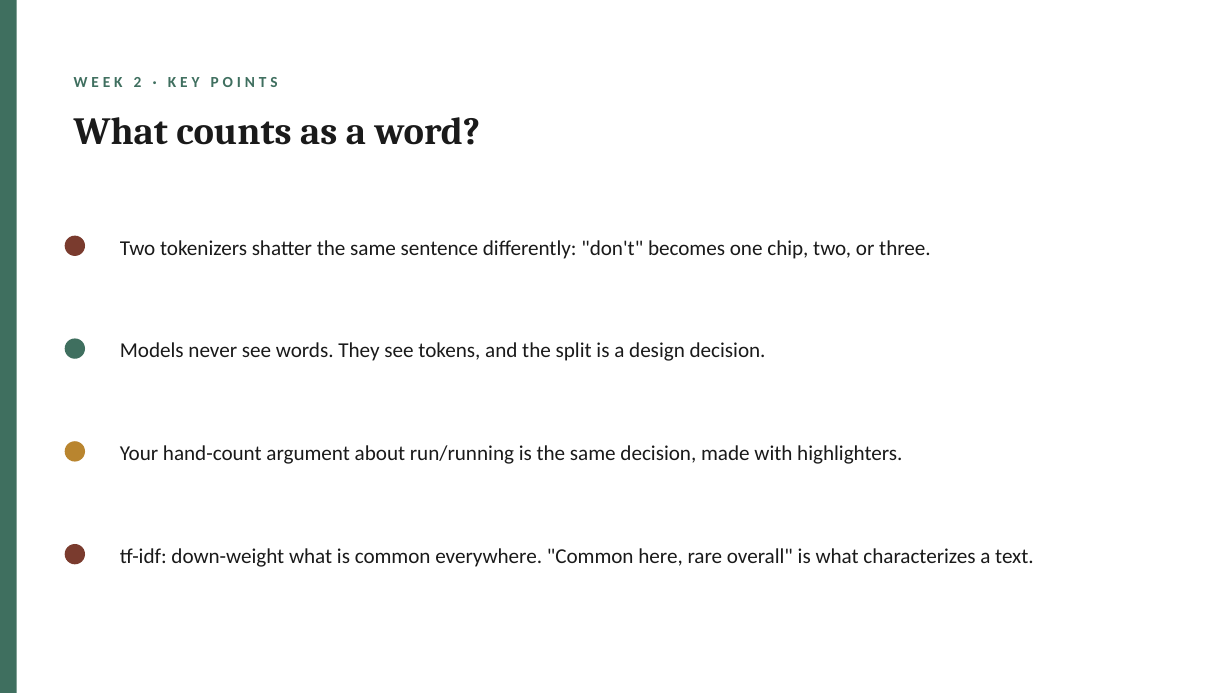
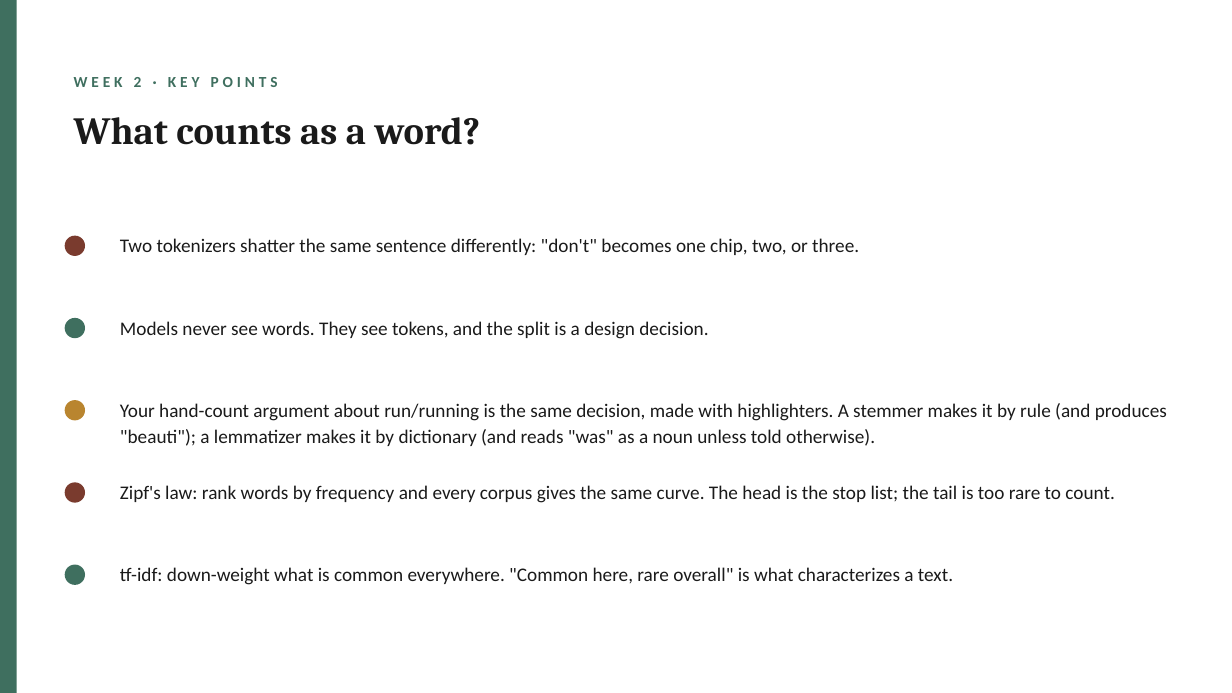
Before and after one commit to lucianli123/culture-as-data-2026, a slide deck: slide 5 of slides/pptx/week-02.pptx. Drawn at 1232x693 pixels with LibreOffice and Linux fonts; fonts in the diff are those of the drawing. Boxes give left, top, right and bottom in pixels: in the first picture for what was removed or moved away, otherwise in the second. Text is boxed around its words. In the diff, an @@ line names an element or a change of style, - is before the commit and + after.

Commit message:
Week 2: NLTK stemming/lemmatization/stop list and Zipf's law; fix CRLF corruption in text snapshots (loader normalization + .gitattributes)

```diff
--- a/slides/pptx/week-02.pptx
+++ b/slides/pptx/week-02.pptx
@@ ellipse: place and size @@
-ellipse at <box>65,338,85,359</box>
+ellipse at <box>65,318,85,338</box>
@@ text "Models never see words. They ...": place and size @@
-text "Models never see words. They ..." at <box>120,342,766,361</box>
+text "Models never see words. They ..." at <box>120,321,708,339</box>
@@ ellipse: place and size @@
-ellipse at <box>65,442,85,462</box>
+ellipse at <box>65,400,85,421</box>
@@ text at <box>120,403,1167,446</box>: text changed; size 16.5 to 15 pt @@
-Your hand-count argument about run/running is the same decision, made with highlighters.
+Your hand-count argument about run/running is the same decision, made with highlighters. A stemmer makes it by rule (and produces "beauti"); a lemmatizer makes it by dictionary (and reads "was" as a noun unless told otherwise).
@@ ellipse: place and size @@
-ellipse at <box>65,544,85,565</box>
+ellipse at <box>65,482,85,503</box>
@@ text added at <box>120,485,1114,503</box>, 15 pt, text #1A1A1A @@
+Zipf's law: rank words by frequency and every corpus gives the same curve. The head is the stop list; the tail is too rare to count.
@@ ellipse added at <box>65,565,85,585</box>, fill #3F6F5F @@
@@ size 16.5 to 15 pt in 3 elements at <box>120,238,859,255</box>, <box>120,321,708,339</box>, <box>120,567,953,585</box> @@
@@ text "tf-idf: down-weight what is common ...": place and size @@
-text "tf-idf: down-weight what is common ..." at <box>120,548,1034,567</box>
+text "tf-idf: down-weight what is common ..." at <box>120,567,953,585</box>
```
Also in this commit, not shown: 1 other slide changed, 22 other files.
